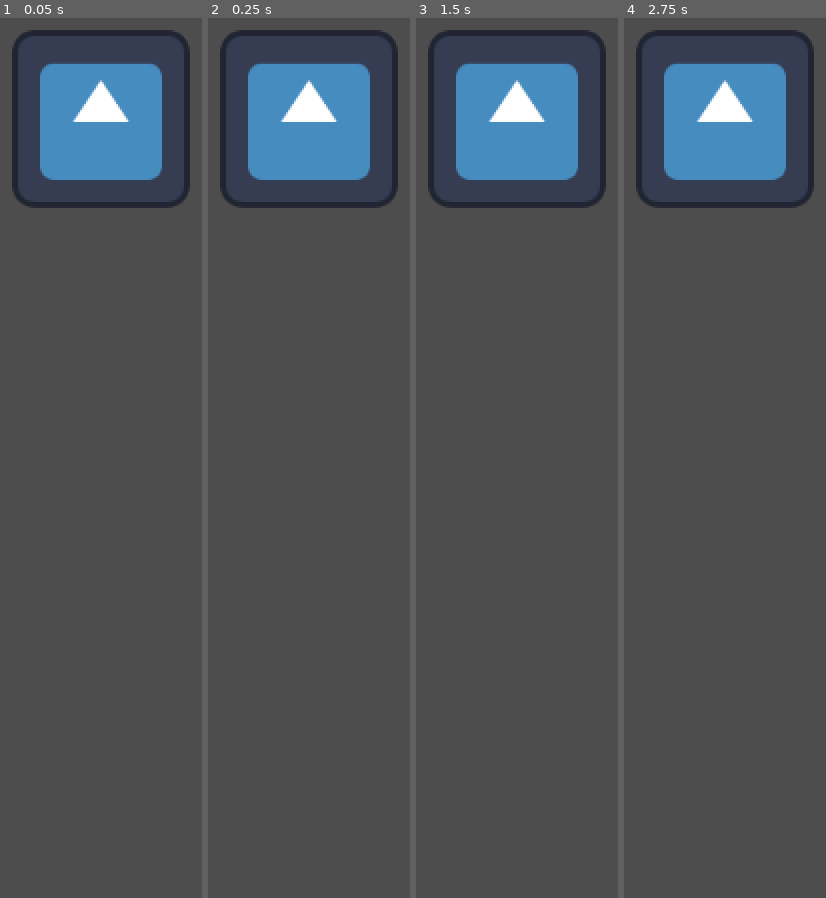
Above: before the commit, frames 1-4 (left to right).
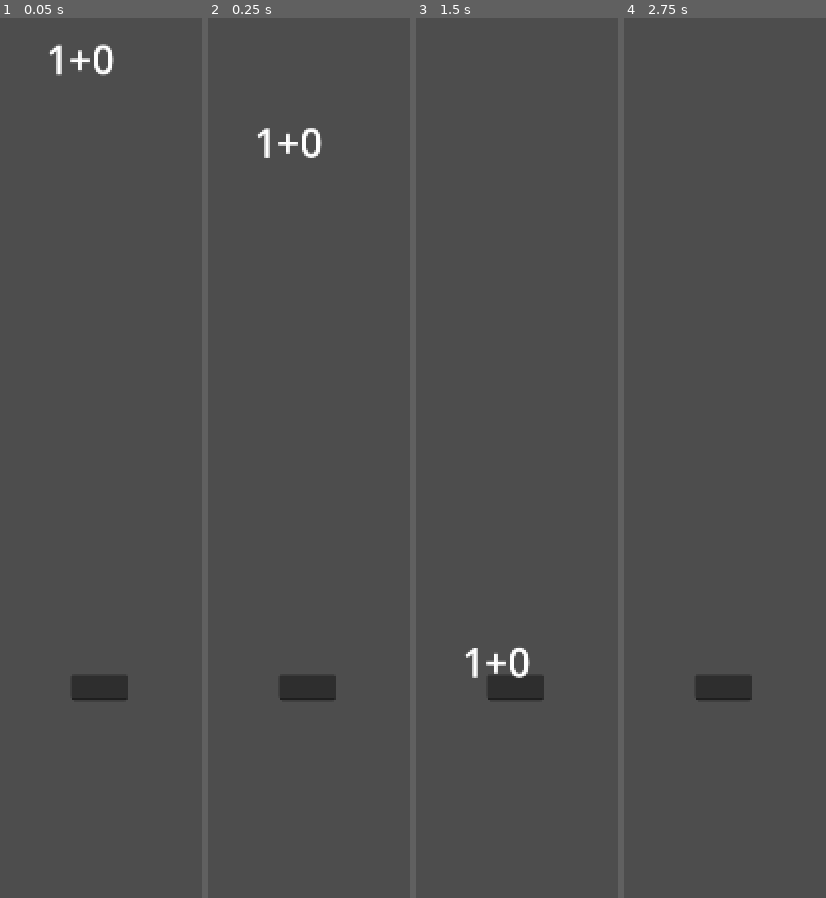
Above: after the commit, the same moments.

Repository: HelloIsReal/Musical-Calc
Game: Godot game, scene res://scenes/main.tscn
The game is run twice, just before and just after one commit, with the same random seed, the same clock (stepped at 60 frames per second) and the same inputs. Before the commit the project has no main scene; this scene is started directly in both runs. The engine's default icon, where the game draws it, is replaced by a stand-in: a white triangle on a blue panel in a dark square.
Inputs:
- Up to frame 1 (0.05 s): no input
- Up to frame 2 (0.25 s): no input
- Up to frame 3 (1.5 s): tap Enter at 0.5 s
- Up to frame 4 (2.75 s): no input

The runs differ from the first frame. In frame 1, 11% of the frame differs, in the area x 5-95%, y 1-78%; in frame 2, 11%; in frame 3, 11%; in frame 4, 11%.

Commit message:
Created basic gameplay. Working on song selector

Diff:
--- a/project.godot
+++ b/project.godot
@@ -11,8 +11,23 @@
 [application]
 
 config/name="Musical Calcs"
+run/main_scene="uid://dti7xnnmoneo6"
 config/features=PackedStringArray("4.6", "Forward Plus")
 config/icon="res://icon.svg"
+
+[autoload]
+
+Global="*uid://dhx1j3sgerkas"
+
+[display]
+
+window/size/viewport_width=1920
+window/size/viewport_height=1080
+window/size/mode=4
+
+[global_group]
+
+detector=""
 
 [physics]
 
--- a/scenes/main.tscn
+++ b/scenes/main.tscn
@@ -1,11 +1,27 @@
 [gd_scene format=3 uid="uid://dti7xnnmoneo6"]
 
-[ext_resource type="Texture2D" uid="uid://54gutxc4bsj3" path="res://icon.svg" id="1_o5qli"]
+[ext_resource type="PackedScene" uid="uid://ckkfjkhtq473a" path="res://scenes/question.tscn" id="2_0wfyh"]
+
+[sub_resource type="RectangleShape2D" id="RectangleShape2D_o5qli"]
+size = Vector2(125.29578, 67.8569)
 
 [node name="Node2D" type="Node2D" unique_id=819954149]
 
-[node name="detector" type="Sprite2D" parent="." unique_id=814163096]
-texture = ExtResource("1_o5qli")
+[node name="detector" type="Area2D" parent="." unique_id=598278568 groups=["detector"]]
+position = Vector2(0, 220.00002)
+scale = Vector2(2.21875, 0.28000093)
+
+[node name="CollisionShape2D" type="CollisionShape2D" parent="detector" unique_id=1736043694 groups=["detector"]]
+position = Vector2(0, -19.643005)
+shape = SubResource("RectangleShape2D_o5qli")
 
 [node name="Camera2D" type="Camera2D" parent="." unique_id=980164446]
-position = Vector2(0, 244)
+
+[node name="answer" type="LineEdit" parent="." unique_id=671266058]
+offset_left = -36.0
+offset_top = 262.0
+offset_right = 32.5
+offset_bottom = 293.0
+
+[node name="question" parent="." unique_id=927947455 instance=ExtResource("2_0wfyh")]
+position = Vector2(-66, -537)
--- /dev/null
+++ b/scenes/question.tscn
@@ -0,0 +1,21 @@
+[gd_scene format=3 uid="uid://ckkfjkhtq473a"]
+
+[ext_resource type="Script" uid="uid://dx3ewoa1ihw0j" path="res://scripts/question.gd" id="1_lk18j"]
+
+[sub_resource type="RectangleShape2D" id="RectangleShape2D_lk18j"]
+size = Vector2(206, 8)
+
+[node name="question" type="Area2D" unique_id=503841241]
+script = ExtResource("1_lk18j")
+
+[node name="Label" type="Label" parent="." unique_id=2021769449]
+offset_right = 40.0
+offset_bottom = 23.0
+theme_override_font_sizes/font_size = 48
+text = "10+10=?"
+
+[node name="CollisionShape2D" type="CollisionShape2D" parent="." unique_id=1269842570]
+position = Vector2(103, 39)
+shape = SubResource("RectangleShape2D_lk18j")
+
+[connection signal="area_entered" from="." to="." method="_on_area_entered"]
--- /dev/null
+++ b/scripts/global.gd
@@ -0,0 +1,3 @@
+extends Node
+
+var chosenSong="none"
--- /dev/null
+++ b/scripts/question.gd
@@ -0,0 +1,24 @@
+extends Node2D
+
+var chosenQuestion=0
+var speed=500
+var rng = RandomNumberGenerator.new()
+var additionEasy = ["1+1","1+3","2+1","1+0","2+3","2+2"]
+var additionEasyAnswers = [2,4,3,1,5,4]
+
+func _ready():
+	chosenQuestion = rng.randi_range(0,additionEasy.size()-1)
+	$Label.text = additionEasy[chosenQuestion]
+
+
+func _physics_process(delta):
+	position.y += speed * delta
+
+
+func _on_area_entered(area):
+	if area.is_in_group("detector"):
+		print("detected!")
+		if int(get_tree().current_scene.get_node("answer").text) == additionEasyAnswers[chosenQuestion]:
+			print("guh")
+		else:
+			print("sigma")
--- /dev/null
+++ b/songSelector.tscn
@@ -0,0 +1,14 @@
+[gd_scene format=3 uid="uid://du5s1awuros0y"]
+
+[node name="SongSelector" type="Node2D" unique_id=1878265030]
+
+[node name="Button" type="Button" parent="." unique_id=1282955527]
+offset_left = -243.0
+offset_top = -439.0
+offset_right = 224.0
+offset_bottom = -321.0
+theme_override_font_sizes/font_size = 40
+text = "Tutorial
+(Highly Recommended!)"
+
+[node name="Camera2D" type="Camera2D" parent="." unique_id=1816769475]
--- /dev/null
+++ b/song_selector.gd
@@ -0,0 +1,6 @@
+extends Node2D
+
+
+
+func _on_tutorial_button_pressed():
+	pass # Replace with function body.
Not shown, added: scripts/global.gd.uid
Not shown, added: scripts/question.gd.uid
Not shown, added: song_selector.gd.uid
Not shown, added: songs/90bpm simple loop by josefpres.wav.import
Not shown, added: scenes/question.tscn1144017058.tmp
Not shown, added: songs/90bpm simple loop by josefpres.wav
